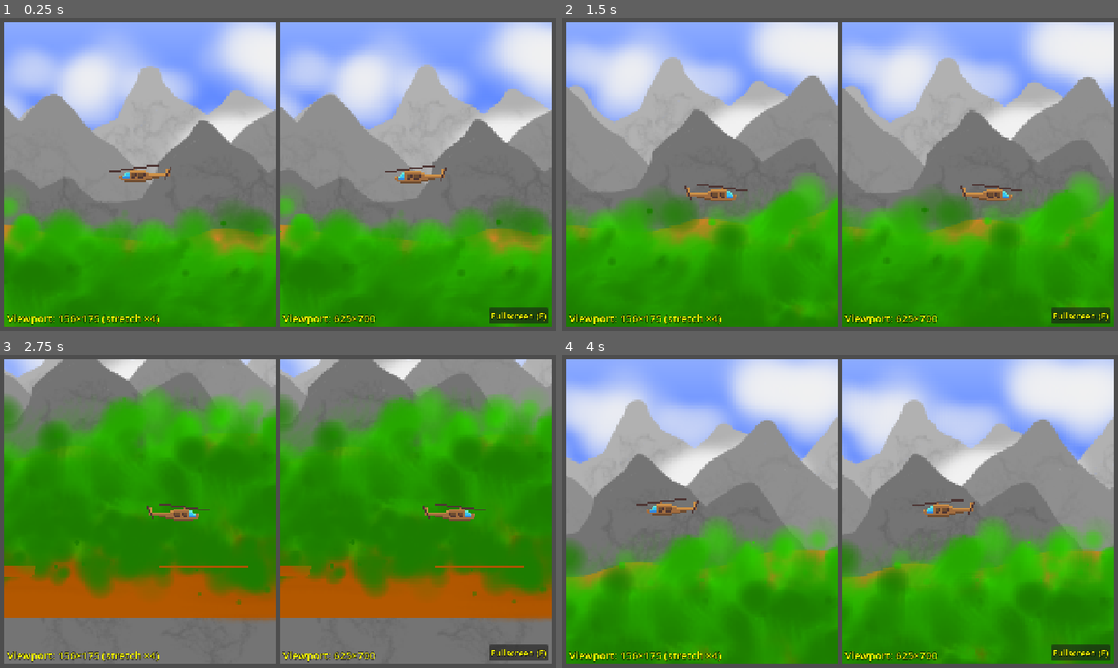
Above: before the commit, frames 1-4 (two rows, left to right).
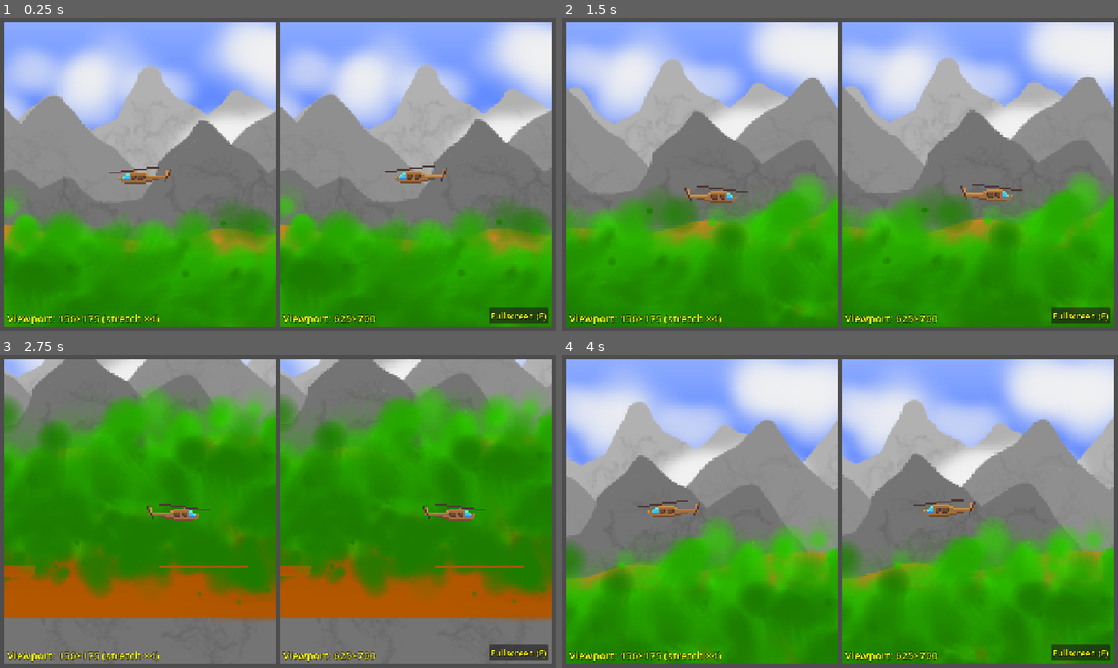
Above: after the commit, the same moments.

Repository: Toxe/godot-parallax-scrolling
Game: Godot game, scene res://scenes/main.tscn
The game is run twice, just before and just after one commit, with the same random seed, the same clock (stepped at 60 frames per second) and the same inputs.
Inputs:
- Up to frame 1 (0.25 s): no input
- Up to frame 2 (1.5 s): tap Enter at 0.5 s; hold D (move_right) 0.53-1.28 s; tap Shift at 0.6, 1.35 s; hold S (move_down) from 1.28 s (still down)
- Up to frame 3 (2.75 s): release S (move_down) at 2.03 s; hold D (move_right) from 2.03 s (still down); tap Shift at 2.1 s
- Up to frame 4 (4 s): release D (move_right) at 2.78 s; hold W (move_up) 2.78-3.53 s; tap Shift at 2.85, 3.6 s; hold A (move_left) from 3.53 s (still down)

The runs differ from the first frame. In frame 1, 0.6% of the frame differs, in the area x 0-91%, y 16-68%; in frame 2, 1.1%; in frame 3, 0.1%; in frame 4, 1.2%, in the area x 0-99%, y 14-72%.

Commit message:
Enable 2D vertex and transform pixel snapping

Diff:
--- a/ParallaxScrolling/scenes/main.tscn
+++ b/ParallaxScrolling/scenes/main.tscn
@@ -53,6 +53,8 @@
 
 [node name="SubViewport1" type="SubViewport" parent="HBoxContainer/SubViewportContainer1" unique_id=795218708]
 handle_input_locally = false
+snap_2d_transforms_to_pixel = true
+snap_2d_vertices_to_pixel = true
 canvas_item_default_texture_filter = 0
 size = Vector2i(156, 175)
 render_target_update_mode = 4
@@ -179,6 +181,8 @@
 
 [node name="SubViewport2" type="SubViewport" parent="HBoxContainer/SubViewportContainer2" unique_id=421601648]
 handle_input_locally = false
+snap_2d_transforms_to_pixel = true
+snap_2d_vertices_to_pixel = true
 canvas_item_default_texture_filter = 0
 size = Vector2i(625, 700)
 render_target_update_mode = 4
